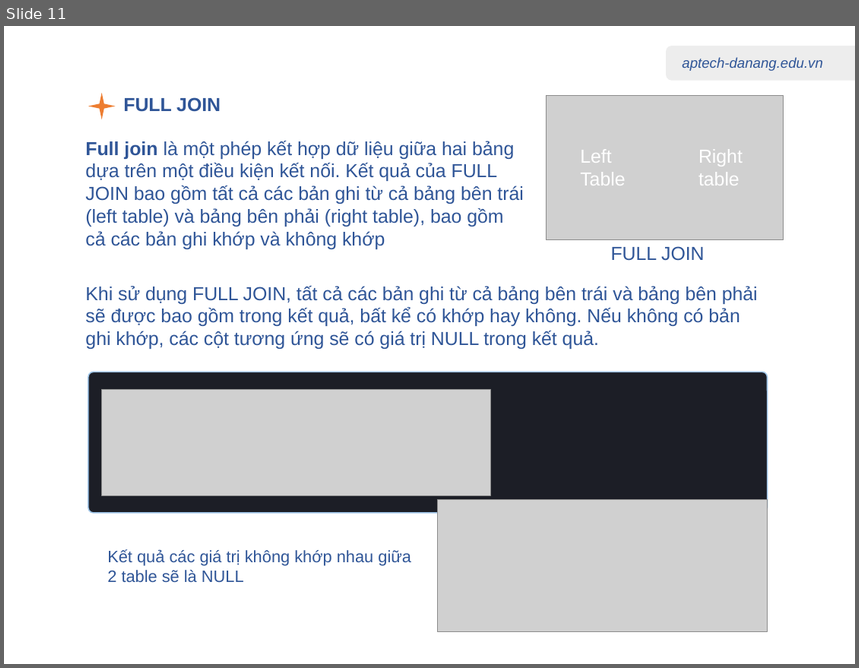
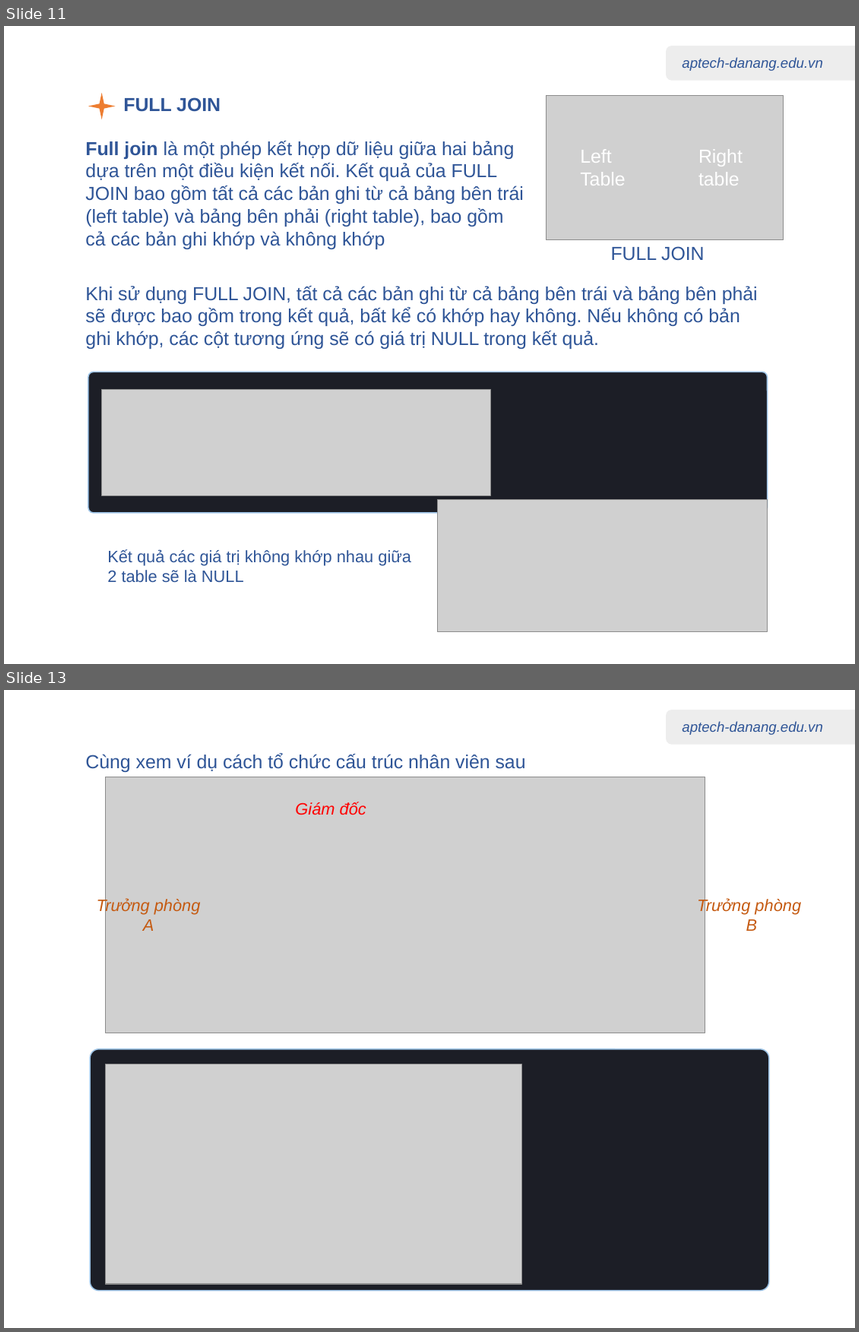
Before and after one commit to nhannn87dn/Learn-PostgreSQL, a slide deck: 01.Lessions/06-Joining-Multiple-Tables/06-Joining-Multiple-Tables.pptx. Shown one above the other, each under a label of ours: slide 11 before the commit, slides 11 and 13 after it; the slides between them are not shown. The pictures are 859x668 and 859x1332 pixels, drawn with LibreOffice and Linux fonts; fonts in the diff are those of the drawing; grey boxes stand for pictures. Boxes give left, top, right and bottom in pixels: in the first picture for what was removed or moved away, otherwise in the second. Text is boxed around its words. In the diff, an @@ line names an element or a change of style, - is before the commit and + after.

```diff
--- a/01.Lessions/06-Joining-Multiple-Tables/06-Joining-Multiple-Tables.pptx
+++ b/01.Lessions/06-Joining-Multiple-Tables/06-Joining-Multiple-Tables.pptx
@@ slide 13 added at (x1=4, y1=690, x2=855, y2=1328), background #FFFFFF; not listed: 2 template elements that a slide beside it also shows @@
@@ text added at (x1=85, y1=753, x2=526, y2=772), 16 pt, text #2F5597 @@
+Cùng xem ví dụ cách tổ chức cấu trúc nhân viên sau
@@ picture added at (x1=105, y1=777, x2=705, y2=1033) @@
@@ text added at (x1=295, y1=802, x2=367, y2=815), 14 pt, text #FF0000, italic @@
+Giám đốc
@@ text added at (x1=97, y1=898, x2=201, y2=931), 14 pt, text #C55A11, italic @@
+Trưởng phòng
+A
@@ text added at (x1=697, y1=898, x2=801, y2=931), 14 pt, text #C55A11, italic @@
+Trưởng phòng
+B
@@ rounded rectangle added at (x1=90, y1=1049, x2=769, y2=1291), fill #1C1E26, outline #9DC3E6 1 pt @@
@@ picture added at (x1=105, y1=1065, x2=522, y2=1284) @@
```
Also in this commit, not shown: 1 slide changed, 3 other slides added, 7 other files.
